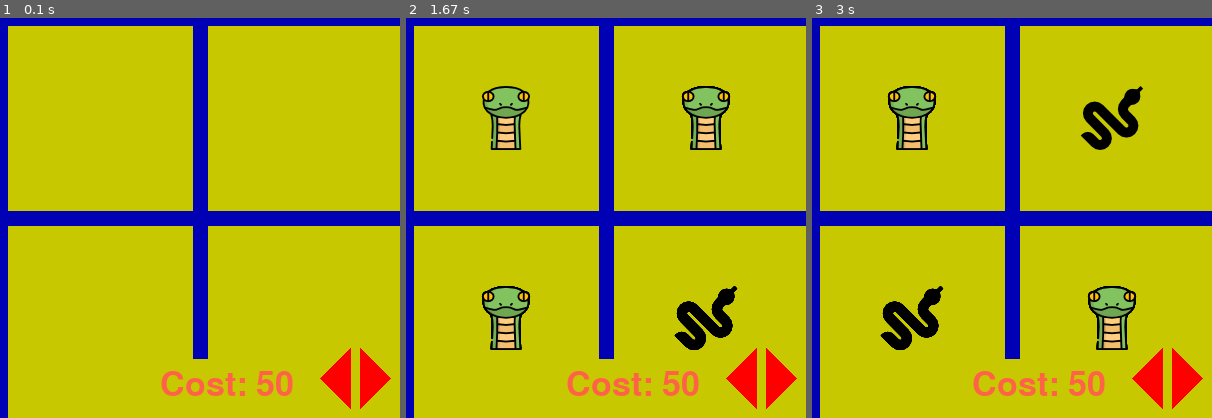
Above: before the commit, frames 1-3 (left to right).
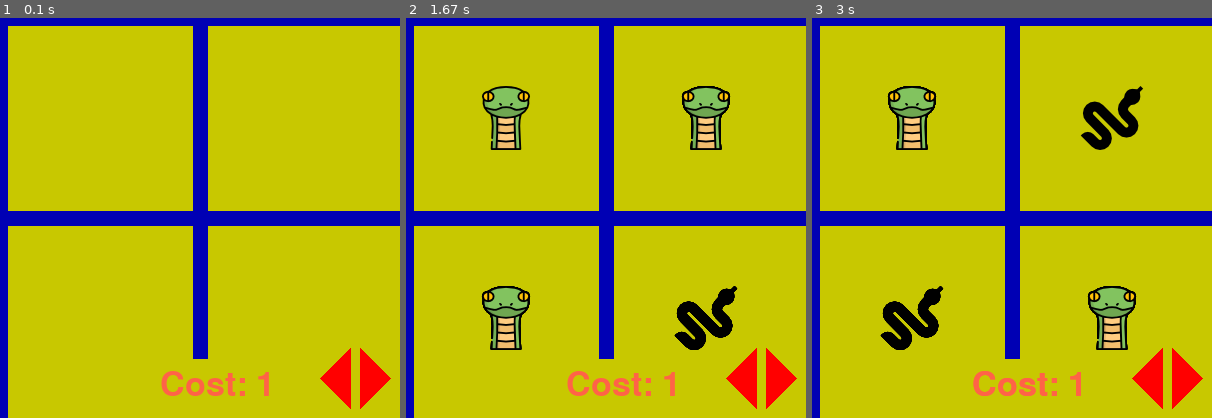
Above: after the commit, the same moments.

Repository: jackan214/Pygame-slots
Game: pygame game, started from pygame&pysimplegui/slot/slots.py
The game is run twice, just before and just after one commit, with the same random seed, the same clock (stepped at 60 frames per second) and the same inputs.
Inputs (mouse positions are % of the whole screen's width and height, from its top left):
- Up to frame 1 (0.1 s): no input
- Up to frame 2 (1.67 s): click (50, 50) at 0.38 s
- Up to frame 3 (3 s): hold R 1.67-2.13 s; click (52, 16) at 2.22 s
The pictures show only the part of the screen within x 50-100%, y 50-100%; the shares and areas given below are measured in that part.

The runs differ from the first frame. In frame 1, 0.3% of the frame differs, in the area x 64-74%, y 88-95%; in frame 2, 0.3%; in frame 3, 0.4%, in the area x 40-74%, y 88-95%.

Commit message:
new changes

Diff:
--- a/pygame&pysimplegui/slot/slots.py
+++ b/pygame&pysimplegui/slot/slots.py
@@ -14,16 +14,25 @@
 space = 55
 windowName = "Slots"
 windowNameInt = 0
-cost = 50
+cost = 1
 costtxt = "Cost: {}".format(cost)
 fontClr = (255,99,71)
+player = 1
+game_over = False
+
+#Button settings
+#1 means top point, 2 means bottom, 3 means either most left or right point
+tri1L = (750, 730)
+tri2L = (750, 790)
+tri3L = (720, 760)
+tri1R = (760, 730)
+tri2R = (760, 790)
+tri3R = (790, 760)
 
 bgColor = (200, 200, 0)
 lineColor = (0, 0, 180)
 triangleColor = (255, 0, 0)
 winLineColor = (220, 220, 220)
-circleColor = (239, 231, 200)
-crossColor = (66, 66, 66)
 
 screen = pg.display.set_mode((width, height))
 pg.display.set_caption(windowName)
@@ -38,7 +47,6 @@
 	pg.draw.line(screen, lineColor, (0, 2 * squareSize), (width, 2 * squareSize), lineWidth)
 	#Line 3 vert
 	pg.draw.line(screen, lineColor, (0, 3 * squareSize), (width, 3 * squareSize), lineWidth)
-
 	#Line 1 hori
 	pg.draw.line(screen, lineColor, (squareSize, 0), (squareSize, height), lineWidth)
 	#Line 2 hori
@@ -48,10 +56,11 @@
 
 def drawPointSyst() :
 
+	#(rightest point)(top point)(bottom point)
+	pg.draw.polygon(screen, (triangleColor), ((tri3R), (tri1R), (tri2R)))
 	#(leftest point)(top point)(bottom point)
-	pg.draw.polygon(screen, (triangleColor), ((790,760), (760,730), (760,790)))
-	#(leftest point)(top point)(bottom point)
-	pg.draw.polygon(screen, (triangleColor), ((720,760), (750,730), (750,790)))
+	pg.draw.polygon(screen, (triangleColor), ((tri3L), (tri1L), (tri2L)))
+
 
 	myFont = pg.font.SysFont(None, 50)
 	textSurface = myFont.render(costtxt, True, (fontClr))
@@ -62,15 +71,15 @@
 snake1 = pg.image.load("snake.png")
 snake2 = pg.image.load("blackSnake.png")
 
-def drawShapes():
-	for row in range(boardRows):
-		for col in range(boardCols):
-			if board[row][col] == 1:
+def drawShapes() :
+	for row in range(boardRows) :
+		for col in range(boardCols) :
+			if board[row][col] == 1 :
 				screen.blit(snake2, (int( col * squareSize + squareSize//2 - 32), int( row * squareSize + squareSize//2 - 32)))
-			elif board[row][col] == 2:
+			elif board[row][col] == 2 :
 				screen.blit(snake1, (int( col * squareSize + squareSize//2 - 32), int( row * squareSize + squareSize//2 - 32)))
 
-def markSquare(row, col):
+def markSquare(row, col) :
 	shape = rand.randint(1,2)
 	board[row][col] = shape
 
@@ -78,109 +87,127 @@
 	return board[row][col] == 0
 
 def boardCheck():
-	for row in range(boardRows):
-		for col in range(boardCols):
-			if board[row][col] == 0:
+	for row in range(boardRows) :
+		for col in range(boardCols) :
+			if board[row][col] == 0 :
 				return False
 
 	return True
 
-def checkWin(player):
+def checkWin(player, cost) :
 	global windowNameInt
 
 	#All vertical
-	for col in range(boardCols):
-		if board[0][col] == player and board[1][col] == player and board[2][col] == player and board[3][col] == player:
+	for col in range(boardCols) :
+		if board[0][col] == player and board[1][col] == player and board[2][col] == player and board[3][col] == player :
 			vertWinLine(col)
 			windowNameInt += 1
+			cost += 1
 
 	#All horizontal
-	for row in range(boardRows):
-		if board[row][0] == player and board[row][1] == player and board[row][2] == player and board[row][3] == player:
+	for row in range(boardRows) :
+		if board[row][0] == player and board[row][1] == player and board[row][2] == player and board[row][3] == player :
 			horiWinLine(row)
 			windowNameInt += 1
 
 	#From bottom right to top left
-	if board[3][0] == player and board[2][1] == player and board[1][2] == player and board[0][3] == player:
+	if board[3][0] == player and board[2][1] == player and board[1][2] == player and board[0][3] == player :
 		drawAscDiagonal()
 		windowNameInt += 1
 
 	#From top left to bottom right
-	if board[0][0] == player and board[1][1] == player and board[2][2] == player and board[3][3] == player:
+	if board[0][0] == player and board[1][1] == player and board[2][2] == player and board[3][3] == player :
 		drawDescDiagonal()
 		windowNameInt += 1
 
-
-def vertWinLine(col):
+def vertWinLine(col) :
 	posX = col * squareSize + squareSize//2
 
 	color = winLineColor
 	pg.draw.line(screen, color, (posX, 15), (posX, height - 15), lineWidth)
 	print("verti win")
 
-def horiWinLine(row):
+def horiWinLine(row) :
 	posY = row * squareSize + squareSize//2
 
 	color = winLineColor
 	pg.draw.line(screen, color, (15, posY), (width - 15, posY), winLineWidth)
 	print("hori win")
 
-def drawAscDiagonal():
+def drawAscDiagonal() :
 
 	color = winLineColor
 	pg.draw.line(screen, color, (15, height - 15), (width - 15, 15), winLineWidth)
 	print("asc win")
 
-def drawDescDiagonal():
+def drawDescDiagonal() :
 
 	color = winLineColor
 	pg.draw.line(screen, color, (15, 15), (width - 15, height - 15), winLineWidth)
 	print("diag win")
 
-def restart():
+def restart(cost) :
 	screen.fill(bgColor)
 	drawLines()
 	drawPointSyst()
+	costtxt = "Cost: {}".format(cost)
+	myFont = pg.font.SysFont(None, 50)
+	textSurface = myFont.render(costtxt, True, (fontClr))
+	screen.blit(textSurface, (560, 750))
 	windowName = (str(windowNameInt))
 	pg.display.set_caption(windowName)
-	for row in range(boardRows):
-		for col in range(boardCols):
+	for row in range(boardRows) :
+		for col in range(boardCols) :
 			board[row][col] = 0
 
 drawLines()
 drawPointSyst()
 
-player = 1
-game_over = False
-
-
-def game() :
+def posCheckLeft(pos) :
+    x, y = pos
+    return 720 < x < 750 and 730 < y < 790
+
+def posCheckRight(pos) :
+    x, y = pos
+    return 760 < x < 790 and 730 < y < 790
+
+
+def game(cost) :
 	for event in pg.event.get():
 		if event.type == pg.QUIT:
 			sys.exit()
 
 		if event.type == pg.MOUSEBUTTONDOWN:
 			pos = pg.mouse.get_pos()
-			while not boardCheck() :
-				randMouseX = rand.randint(0, width - 1)
-				randMouseY = rand.randint(0, height - 1)
-
-				clickedRow = int(randMouseY // squareSize)
-				clickedCol = int(randMouseX // squareSize)
-				print("Click ", pos, "Grid coordinates: ", clickedRow, clickedCol)
-
-				if freeSquare(clickedRow, clickedCol):
-
-					markSquare(clickedRow, clickedCol)
-					drawShapes()
-
-			checkWin(1)
-			checkWin(2)
-
-		if event.type == pg.KEYDOWN:
+			print(pos)
+			if posCheckLeft(pos) :
+				print("left")
+				cost += 1
+			elif posCheckRight(pos) :
+				print("right")
+				cost += 1
+
+			else :
+				while not boardCheck() :
+					randMouseX = rand.randint(0, width - 1)
+					randMouseY = rand.randint(0, height - 1)
+
+					clickedRow = int(randMouseY // squareSize)
+					clickedCol = int(randMouseX // squareSize)
+					# print("Click ", pos, "Grid coordinates: ", clickedRow, clickedCol)
+
+					if freeSquare(clickedRow, clickedCol) :
+
+						markSquare(clickedRow, clickedCol)
+						drawShapes()
+				checkWin(1, cost)
+				checkWin(2, cost)
+
+
+		elif event.type == pg.KEYDOWN:
 			if event.key == pg.K_r:
-				restart()
+				restart(cost)
 
 	pg.display.update()
 
-while True: game()
+while True: game(cost)
